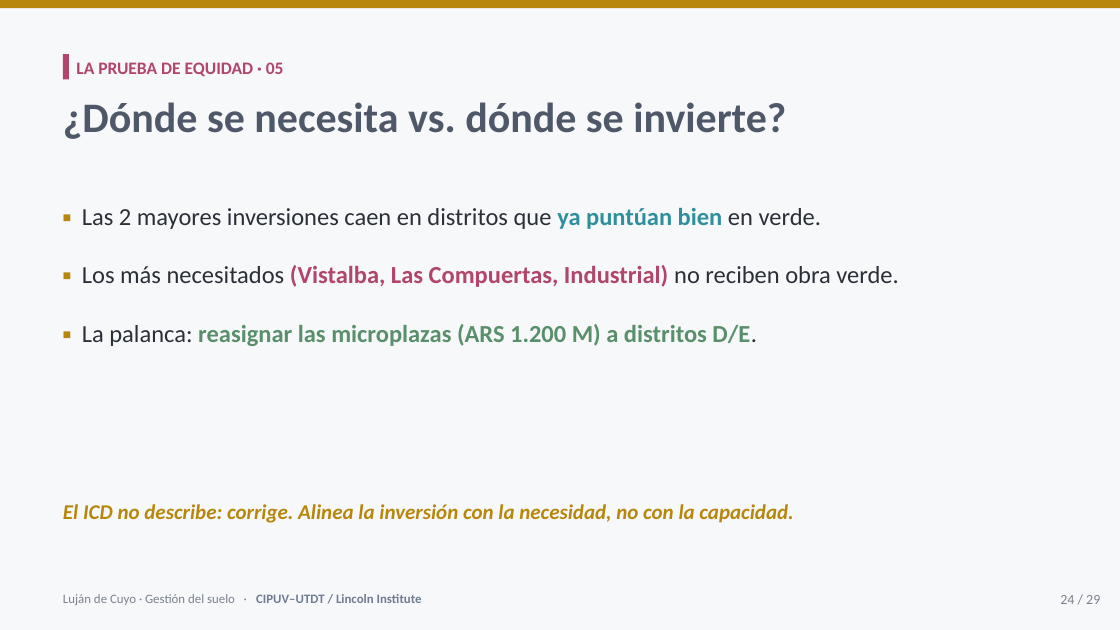
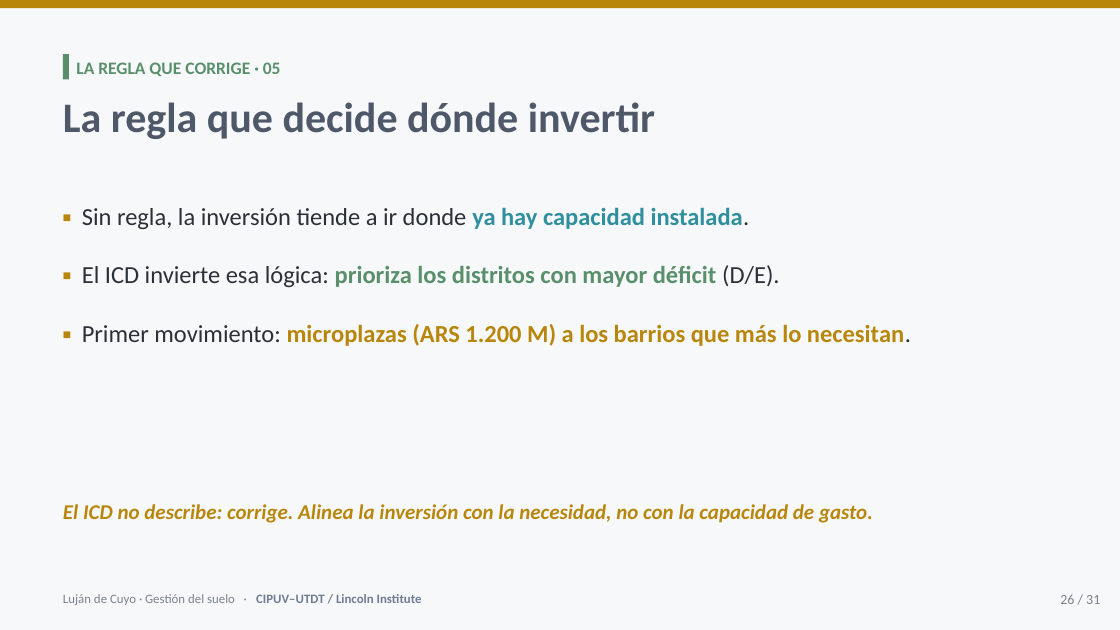
Before and after one commit to cgoytia-droid/cgoytia-droid.github.io, a slide deck: slide 26 of presentations/lujan-de-cuyo-gestion-suelo.pptx (slide 24 before the commit). Drawn at 1120x630 pixels with LibreOffice and Linux fonts; fonts in the diff are those of the drawing. Boxes give left, top, right and bottom in pixels: in the first picture for what was removed or moved away, otherwise in the second. Text is boxed around its words. In the diff, an @@ line names an element or a change of style, - is before the commit and + after.

```diff
--- a/presentations/lujan-de-cuyo-gestion-suelo.pptx
+++ b/presentations/lujan-de-cuyo-gestion-suelo.pptx
@@ rectangle at box(63, 55, 69, 80): fill #B1456A to #5A8F6B @@
@@ text at box(76, 62, 281, 76): text changed; text colour #B1456A to #5A8F6B @@
-LA PRUEBA DE EQUIDAD · 05
+LA REGLA QUE CORRIGE · 05
@@ text at box(63, 102, 655, 139): text changed @@
-¿Dónde se necesita vs. dónde se invierte?
+La regla que decide dónde invertir
@@ text at box(82, 207, 911, 346): text changed @@
-▪ Las 2 mayores inversiones caen en distritos que ya puntúan bien en verde.
-▪ Los más necesitados (Vistalba, Las Compuertas, Industrial) no reciben obra verde.
-▪ La palanca: reasignar las microplazas (ARS 1.200 M) a distritos D/E.
+▪ Sin regla, la inversión tiende a ir donde ya hay capacidad instalada.
+▪ El ICD invierte esa lógica: prioriza los distritos con mayor déficit (D/E).
+▪ Primer movimiento: microplazas (ARS 1.200 M) a los barrios que más lo necesitan.
@@ text at box(63, 504, 873, 523): text changed @@
-El ICD no describe: corrige. Alinea la inversión con la necesidad, no con la capacidad.
+El ICD no describe: corrige. Alinea la inversión con la necesidad, no con la capacidad de gasto.
@@ text at box(1060, 594, 1100, 604): text changed @@
-24 / 29
+26 / 31
```
Also in this commit, not shown: 24 other slides changed, 2 slides added, 2 other files.
